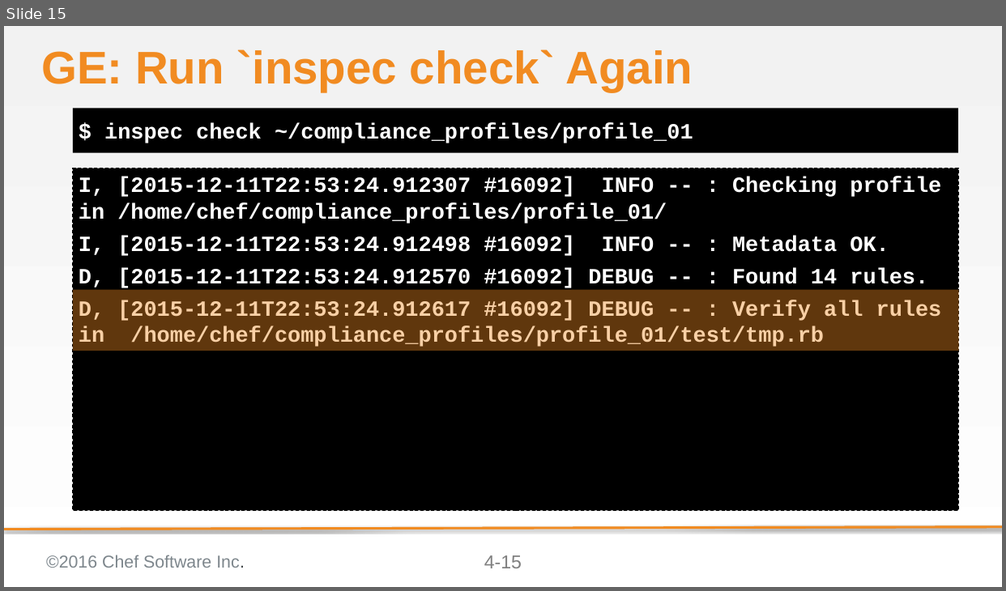
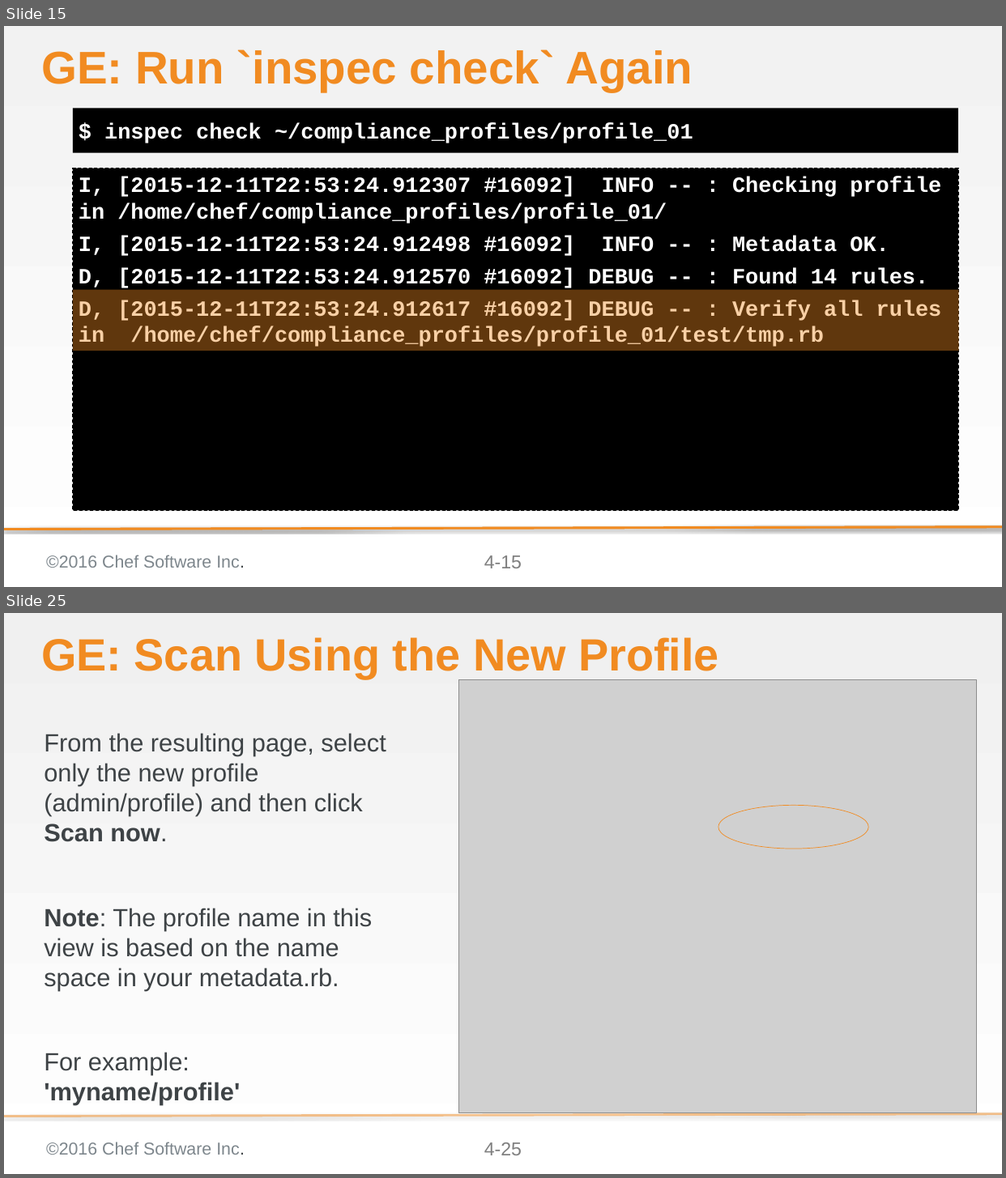
Before and after one commit to bchamby/chef-compliance-installation-configuration-operation, a slide deck: 04-creating-custom-profiles.pptx. Shown one above the other, each under a label of ours: slide 15 before the commit, slides 15 and 25 after it; the slides between them are not shown. The pictures are 1006x591 and 1006x1178 pixels, drawn with LibreOffice and Linux fonts; fonts in the diff are those of the drawing; grey boxes stand for pictures; background and template pictures are left out. Boxes give left, top, right and bottom in pixels: in the first picture for what was removed or moved away, otherwise in the second. Text is boxed around its words. In the diff, an @@ line names an element or a change of style, - is before the commit and + after.

```diff
--- a/04-creating-custom-profiles.pptx
+++ b/04-creating-custom-profiles.pptx
@@ slide 25 added at bbox=[4, 613, 1002, 1174], background gradient #F0F0F0 to #FFFFFF; not listed: 3 template elements that a slide beside it also shows @@
@@ title added at bbox=[41, 637, 718, 679], 58 pt, text #F18B21, bold @@
+GE: Scan Using the New Profile
@@ picture added at bbox=[458, 679, 977, 1113] @@
@@ text added at bbox=[44, 733, 386, 1105], 32 pt, text #3E4346 @@
+From the resulting page, select only the new profile (admin/profile) and then click Scan now.
+Note: The profile name in this view is based on the name space in your metadata.rb.
+For example:
+'myname/profile'
@@ ellipse added at bbox=[718, 805, 867, 849], outline #F18B21 0.75 pt @@
```
Also in this commit, not shown: 2 slides changed, 11 other slides added, 1 slide removed.
